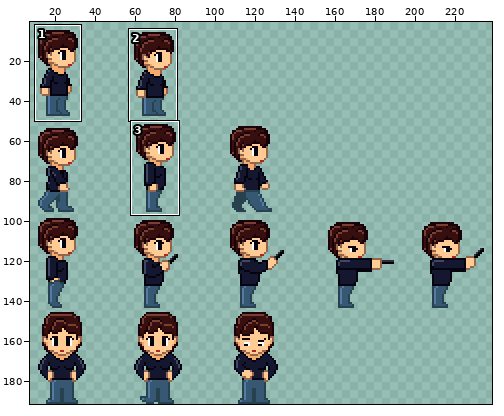
Sprite sheet, stored at game/assets/game/java.png. The picture above shows the old version from afar; the outline marks the close-up.
Close-up. Old version:
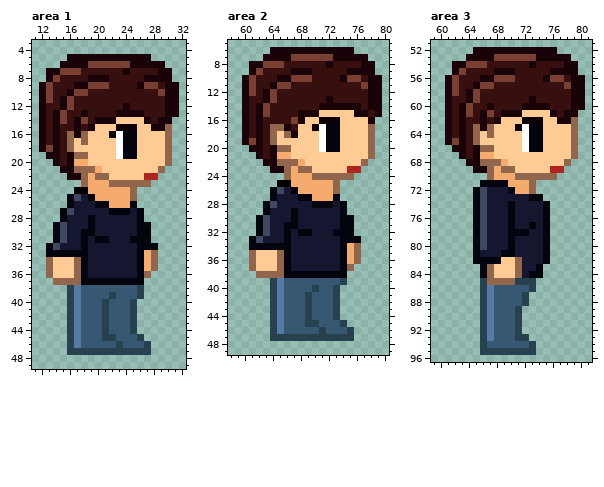
The file is 240x192 pixels. Colours within 5 levels of each other are drawn and written as one. Shown: area 1: x 11..32, y 3..49; area 2: x 58..80, y 5..49; area 3: x 59..81, y 51..96. The wide view leaves out empty margins. The commit also changed other parts of the picture, which this record leaves out.
New version:
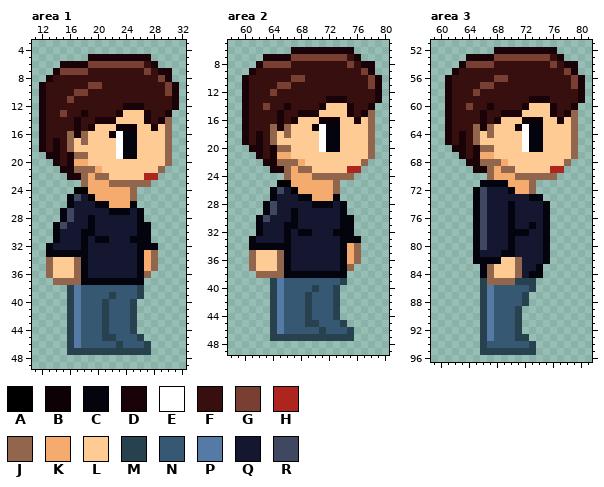
Palette (. is transparent): A #000000  B #0d0105  C #04040f  D #1a0308  E #ffffff  F #380f0f  G #783f32  H #ad251c  J #91664d  K #f5ab6e  L #ffcb94  M #28414f  N #375873  P #557aa6  Q #151630  R #404861
The exact change:
Changed rows in their new state; - is an unchanged pixel.
Area 1:
first column x 13:
 5 ---...-------------
 6 ------------GGF-.--
 7 .----G-----F--G----
 8 -F----FFF-----FFG--
 9 F---FF--F----FFF-G-
10 F--F------------FG-
11 F-F--------------F-
12 --FF--------DD---F-
13 -F---------LLLD---.
14 -FF--F-----------J-
15 -F--------------L--
16 -F-----------------
18 F------------------
first column x 14:
28 --R
30 -Q-
31 -Q-
32 Q--
Area 2:
first column x 61:
 6 ---...-------------
 7 ------------GGF-.--
 8 .----G-----F--G----
 9 -F----FFF-----FFG--
10 F---FF--F----FFF-G-
11 F--F------------FG-
12 F-F--------------F-
13 --FF--------DD---F-
14 -F---D-----LLL-F--.
15 -FF-D---------DF-J.
16 -F--D-DL-------D-J-
17 -F--DJL------------
18 ------L------------
19 F------------------
first column x 62:
29 --R
31 -Q-
32 -Q-
33 Q--
Area 3:
first column x 62:
52 ---...-------------
53 ------------GGF-.--
54 .----G-----F--G----
55 -F----FFF-----FFG--
56 F---FF--F----FFF-G-
57 F--F------------FG-
58 F-F--------------F-
59 --FF--------DD---F-
60 -F---------LLLD---.
61 -FF--F-----------J-
62 -F--------------L--
63 -F-----------------
65 F------------------
Pixel boxes of the changes (left, top, right, bottom) in both close-ups:
changed: (46, 54, 179, 152)
changed: (53, 215, 74, 250)
changed: (249, 47, 382, 145)
changed: (256, 208, 277, 243)
changed: (452, 47, 585, 145)
